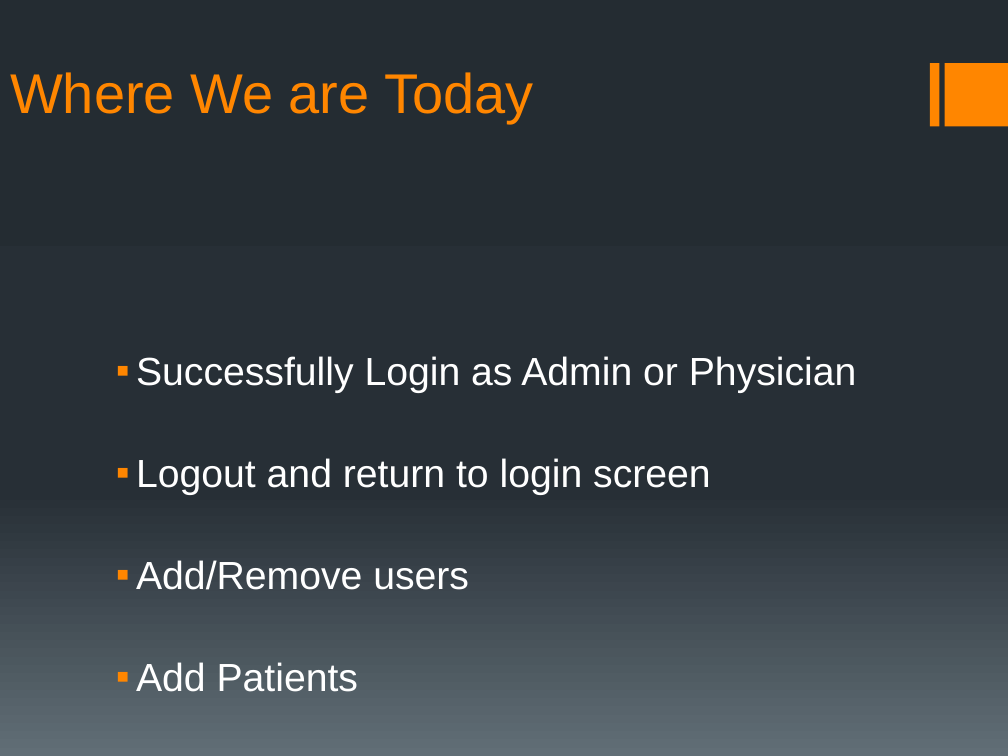
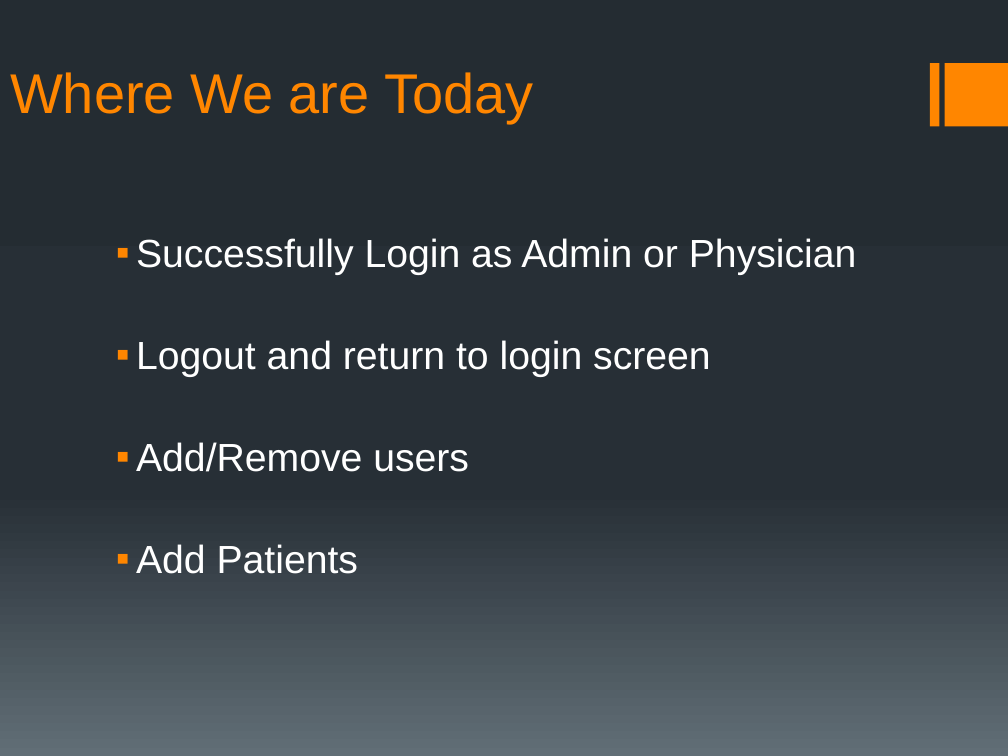
Before and after one commit to rmkane/semrs, a slide deck: slide 7 of MidTerm/Midterm_presentation_SEMRS.pptx. Drawn at 1008x756 pixels with LibreOffice and Linux fonts; fonts in the diff are those of the drawing. Boxes give left, top, right and bottom in pixels: in the first picture for what was removed or moved away, otherwise in the second. Text is boxed around its words. In the diff, an @@ line names an element or a change of style, - is before the commit and + after.

```diff
--- a/MidTerm/Midterm_presentation_SEMRS.pptx
+++ b/MidTerm/Midterm_presentation_SEMRS.pptx
@@ text "Successfully Login as Admin or ...": place and size @@
-text "Successfully Login as Admin or ..." at [136,356,857,692]
+text "Successfully Login as Admin or ..." at [136,238,857,574]
```
Also in this commit, not shown: 4 other slides changed.
